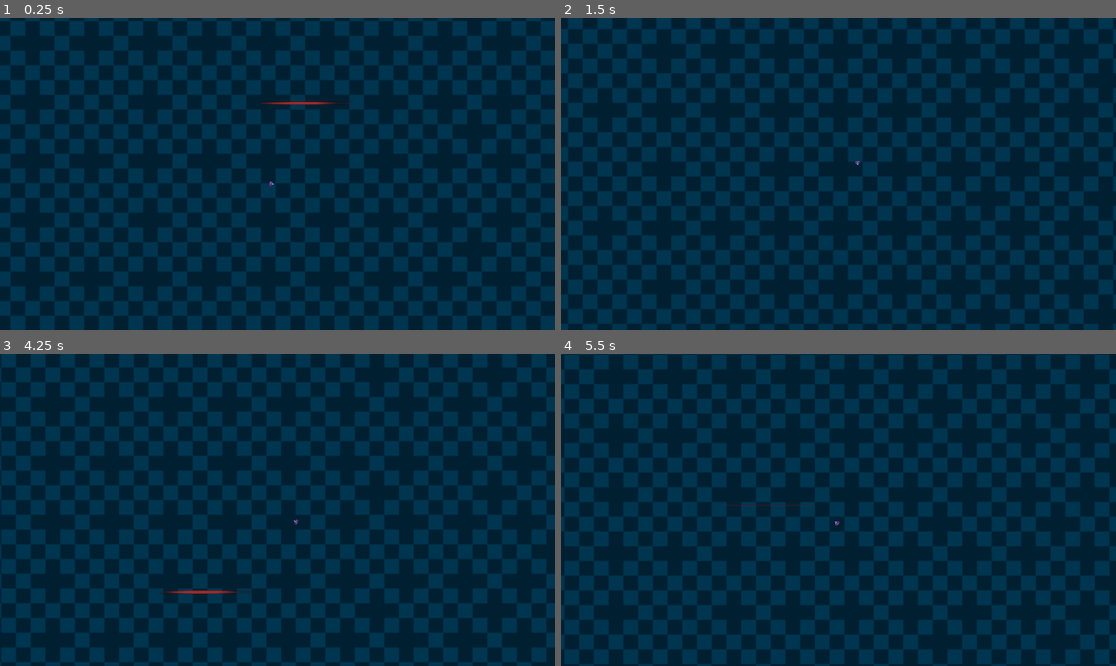
Above: before the commit, frames 1-4 (two rows, left to right).
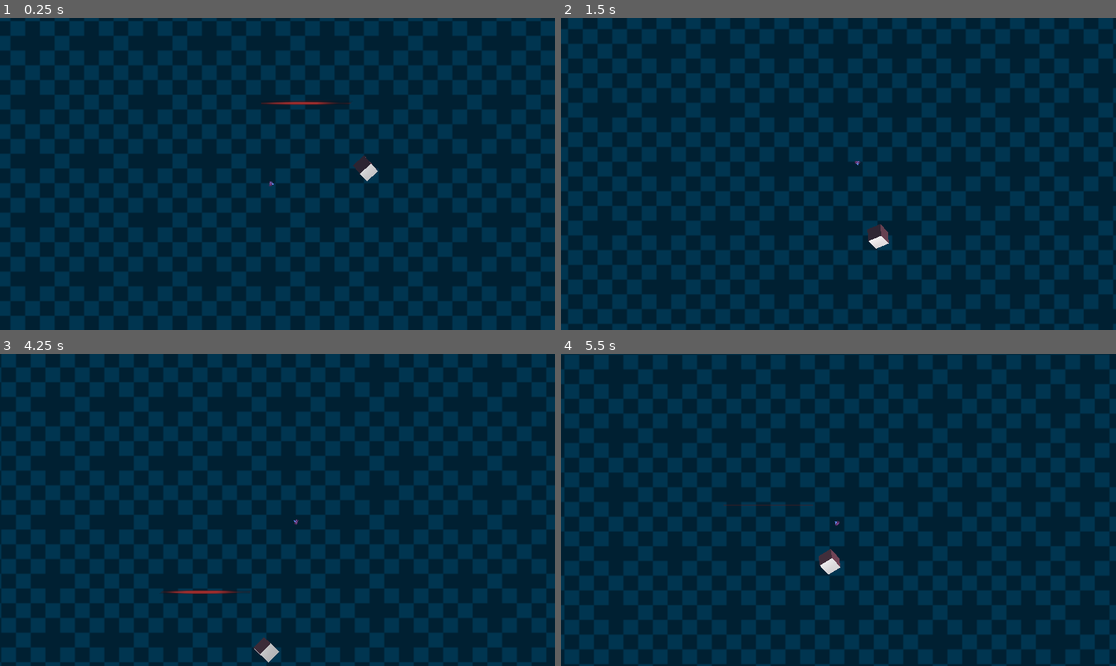
Above: after the commit, the same moments.

Repository: FreezeDriedMangos/gmtk-jam-2024
Game: Godot game, scene res://physical_battle_environment.tscn
Two runs of this game, one before a commit and one after it. Both use one fixed random seed, a clock stepped at 60 frames per second and the inputs below.
Inputs (mouse positions are in pixels of both pictures, inside the frame that each line leads up to):
- Up to frame 1 (0.25 s): no input
- Up to frame 2 (1.5 s): move the mouse to (960, 158) at 0.52 s; hold Right (ui_right) 0.53-1.28 s; click (960, 158) at 0.67 s; move the mouse to (727, 189) at 1.27 s; hold Down (ui_down) from 1.28 s (still down); click (727, 189) at 1.42 s
- Up to frame 3 (4.25 s): move the mouse to (333, 441) at 2.02 s; release Down (ui_down) at 2.03 s; hold Right (ui_right) 2.03-2.78 s; click (333, 441) at 2.17 s; move the mouse to (249, 572) at 2.77 s; hold Up (ui_up) 2.78-3.53 s; click (249, 572) at 2.92 s; move the mouse to (444, 556) at 3.52 s; hold Left (ui_left) from 3.53 s (still down); click (444, 556) at 3.67 s
- Up to frame 4 (5.5 s): move the mouse to (672, 463) at 4.27 s; click (672, 463) at 4.42 s; move the mouse to (866, 510) at 5.02 s; release Left (ui_left) at 5.03 s; hold Down (ui_down) from 5.03 s (still down); click (866, 510) at 5.17 s

The runs differ from the first frame. In frame 1, 0.2% of the frame differs, in the area x 63-69%, y 44-53%; in frame 2, 0.2%, in the area x 55-60%, y 66-74%; in frame 3, 0.2%; in frame 4, 0.2%.

Commit message:
feat: minor horrors now die on contact with player, despawns handled correctly; default health set to 100 for all ents (can be overriden; minor horrors do not curently attempt to pursue

Diff:
--- a/entity/entity.gd
+++ b/entity/entity.gd
@@ -1,7 +1,7 @@
 class_name Entity extends Node3D
 #base entity class for all things in the game that can die and otherwise factor into gameplay
-@export var health:int
-@export var radius:float
+@export var health:int = 100
+@export var radius:float = 1.0
 @export var base_move_speed : float = 1.0
 
 var paused:bool
--- a/entity/minor_horror.gd
+++ b/entity/minor_horror.gd
@@ -1,29 +1,58 @@
-class_name MinorHorror extends Entity
+@tool class_name MinorHorror extends Entity
 
-@export var move_target : Node3D
+@export var move_target : Vector3
 @export var latched : bool #whether or not the horror has latched onto the mech
 @export var damage_per_second : int #the number of points of damage per second applied to the tooth_mech
 
 @export var tooth_fairy : ToothFairy
 @export var tooth_mech : ToothMech
+@export var mesh : MeshInstance3D
+@export var drill_rads_sec_default : float = 20.0
+@export var drill_rads_sec_latched : float = 160.0
+@export var drill_rads_sec_current : float = drill_rads_sec_default
+@export var rotate_vector = Vector3(0, 0, 1)
 
 func _ready():
 	super()
 	base_move_speed = 22.0
+	radius = 1.0
+
+
+func _process(delta: float) -> void:
 	if tooth_fairy == null:
 		tooth_fairy = GamestateManagerGlobal.tooth_fairy
+
+
+
+
+	if tooth_mech != null && move_target != null:
+		move_target = tooth_mech.position
+		var dir:Vector3 = move_target - self.position
+		#how hard we will try to get to the mech as a function of our distance from it
+		var desire:float = clampf(dir.length(), 0, base_move_speed/4)
+		##self.position += dir * desire * delta
+
+		#we'll only worry about rotating the mesh if our target is there
+		if mesh != null:
+			var rotation_dt = drill_rads_sec_current * delta
+			mesh.rotation_degrees += dir.normalized() * rotation_dt
+
 	if tooth_mech == null:
 		tooth_mech = GamestateManagerGlobal.tooth_mech
+	elif move_target == null:
+		move_target = tooth_mech.position
 
-func _process(delta: float) -> void:
-
-	var dir = move_target.position - self.position
-	self.position += dir.normalized() * base_move_speed * delta
 
 func get_tooth_mech():
 	return GamestateManagerGlobal.get_tooth_mech()
 
 func latch():
 	latched = true
+	drill_rads_sec_current = drill_rads_sec_latched
 func unlatch():
 	latched = false
+	drill_rads_sec_current = drill_rads_sec_default
+
+func die():
+	super()
+	print('DIED')
--- a/entity/minor_horror.tscn
+++ b/entity/minor_horror.tscn
@@ -1,3 +1,13 @@
-[gd_scene format=3 uid="uid://cba5h1v4kswxb"]
+[gd_scene load_steps=3 format=3 uid="uid://cba5h1v4kswxb"]
 
-[node name="MinorHorror" type="Node3D"]
+[ext_resource type="Script" path="res://entity/minor_horror.gd" id="1_drngm"]
+
+[sub_resource type="BoxMesh" id="BoxMesh_fvn5y"]
+
+[node name="MinorHorror" type="Node3D" node_paths=PackedStringArray("mesh")]
+script = ExtResource("1_drngm")
+mesh = NodePath("Mesh")
+
+[node name="Mesh" type="MeshInstance3D" parent="."]
+transform = Transform3D(0.707107, 0.5, 0.5, 0, 0.707107, -0.707107, -0.707107, 0.5, 0.5, 0, 0, 0)
+mesh = SubResource("BoxMesh_fvn5y")
--- a/entity/tooth_fairy.gd
+++ b/entity/tooth_fairy.gd
@@ -22,6 +22,7 @@
 func _ready() -> void:
 	super()
 	base_move_speed = 10
+	radius = 1
 	pass
 	#self.position = tooth_mech.position + Vector3(0, 0, -self.starting_distance)
 	#self.velocity = Vector3(speed, 0, 0)
@@ -33,7 +34,7 @@
 		#print("Mouse Click/Unclick at: ", event.position)
 		if event.button_index == 1:
 			boosting = event.pressed
-		print("EVENT DETAILS %s %s " % [event.button_index, event.pressed])
+		#print("EVENT DETAILS %s %s " % [event.button_index, event.pressed])
 	elif event is InputEventMouseMotion:
 		#target_facing -= event.relative.x * turning_sensitivity
 		var rect = camera.get_viewport().size
@@ -64,7 +65,7 @@
 
 	if intersection:
 		#intersection = intersection["position"]
-		print("location %s" % intersection)
+		#print("location %s" % intersection)
 		var desired_dir = Vector3(intersection.x, 0, intersection.z) - self.position
 
 		#
@@ -83,7 +84,7 @@
 
 		#move forward not towards mouse directly
 
-		print("%s %s %s %s" % [desired_facing, facing, facing_delta, max_facing_delta/PI]) # why does this get all the way up to 6
+		#print("%s %s %s %s" % [desired_facing, facing, facing_delta, max_facing_delta/PI]) # why does this get all the way up to 6
 		var friction_scale = clamp(2* max_facing_delta / PI, 0, 1) ** 2
 		var friction = lerp(min_friction, max_friction, friction_scale)
 		#self.velocity *= friction
--- a/entity/tooth_mech.gd
+++ b/entity/tooth_mech.gd
@@ -7,6 +7,7 @@
 func _ready() -> void:
 	super()
 	base_move_speed = 0.1
+	radius = 10
 	pass # Replace with function body.
 
 
--- a/gamestate_manager.gd
+++ b/gamestate_manager.gd
@@ -24,10 +24,15 @@
 		cthonic_clients.append(entity)
 	elif(entity is MinorHorror):
 		minor_horrors.append(entity)
+	elif(entity is ToothFairy):
+		tooth_fairy = entity
+	elif(entity is ToothMech):
+		tooth_mech = entity
 
 	all_entities.append(entity)
 
 func kill_entity(entity:Entity):
+	all_entities.erase(entity)
 	entity.queue_free()
 
 func apply_damage(damage:int, hit_entity:Entity, attacker:Entity):
@@ -40,6 +45,15 @@
 func _process(delta):
 	if paused:
 		return
+	if tooth_fairy == null:
+		#print("Waiting for tooth fairy to register...")
+		return
+	if tooth_mech == null:
+		#print("Waiting for tooth mech to register...")
+		return
+	if minor_horrors.size() == 0:
+		#print("Waiting for horrors to register...")
+		return
 
 	# update tick-based things like DPS -- this will be fine and
 	## only execute once when the game unpauses (rather than damage accumulating over the pause period)
@@ -50,7 +64,14 @@
 		last_damage_tick = current_ms
 
 	#handle "collisions"
+	var i = 0
+
 	for horror in minor_horrors:
+		i+=1
+		if horror == null:
+			minor_horrors.remove_at(i)
+			continue
+
 		if horror.position.distance_to(tooth_fairy.position) < (horror.radius + tooth_fairy.radius):
 			apply_damage(100, horror, tooth_fairy)
 
--- a/physical_battle_environment.tscn
+++ b/physical_battle_environment.tscn
@@ -6,6 +6,7 @@
 [ext_resource type="Texture2D" uid="uid://b46xgl54r0eb4" path="res://placeholder_boss.png" id="2_fwq7i"]
 [ext_resource type="Script" path="res://entity/tooth_fairy.gd" id="4_1q45q"]
 [ext_resource type="Texture2D" uid="uid://csg3e5hua755n" path="res://background_placeholder_skybox.png" id="4_x82jq"]
+[ext_resource type="PackedScene" uid="uid://cba5h1v4kswxb" path="res://entity/minor_horror.tscn" id="6_erii8"]
 [ext_resource type="Texture2D" uid="uid://b8tui20tpp506" path="res://placeholder_fairy.png" id="6_f00lo"]
 [ext_resource type="Texture2D" uid="uid://prf5q5yt342t" path="res://temp_ground.png" id="8_tuuuo"]
 
@@ -67,6 +68,16 @@
 [node name="TEMPORARY_MONSTER_ATTRACTOR" type="Node3D" parent="."]
 transform = Transform3D(1, 0, 0, 0, 1, 0, 0, 0, 1, 0, 0, 3.57154)
 
+[node name="MinorHorror" parent="." instance=ExtResource("6_erii8")]
+transform = Transform3D(1, 0, 0, 0, 1, 0, 0, 0, 1, 4, 1, 0)
+move_target = Vector3(0, 0, 0)
+drill_rads_sec_default = 20.0
+drill_rads_sec_latched = 160.0
+drill_rads_sec_current = 20.0
+rotate_vector = Vector3(0, 0, 1)
+health = 0
+base_move_speed = 22.0
+
 [node name="WorldEnvironment" type="WorldEnvironment" parent="."]
 environment = SubResource("Environment_xv67j")
 camera_attributes = SubResource("CameraAttributesPractical_0nsna")
Not shown: 1 places in physical_battle_environment.tscn that only renumber resources
